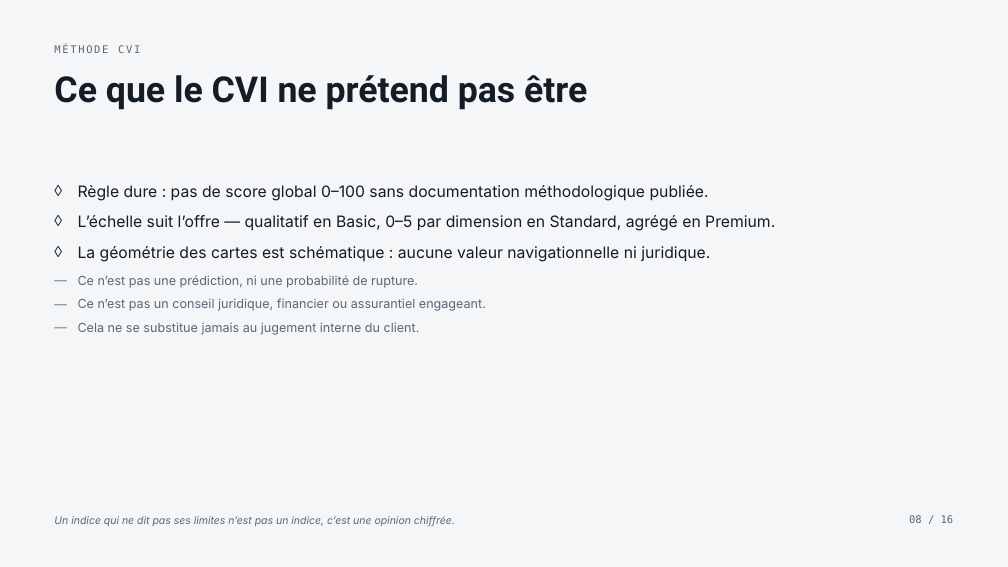
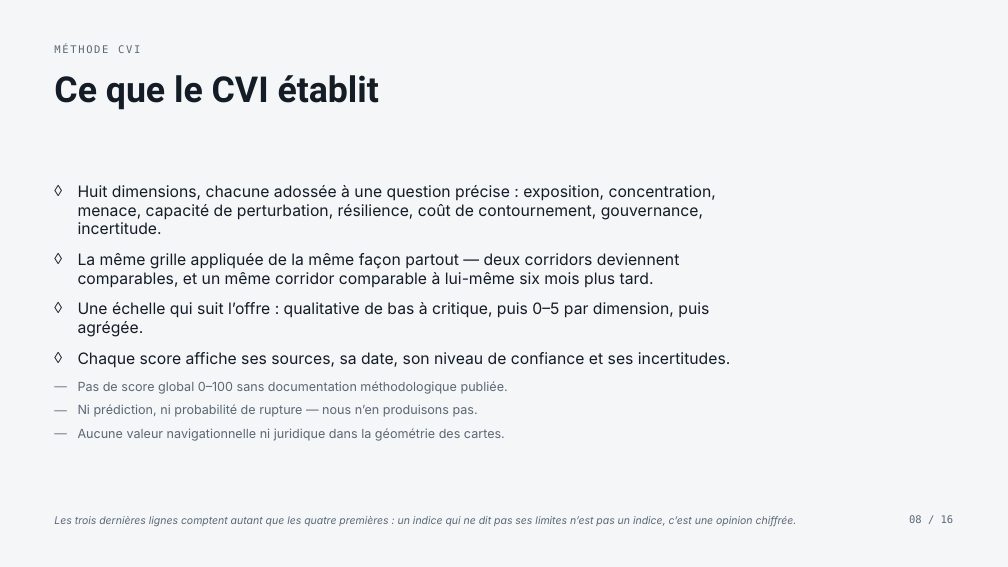
Before and after one commit to s-geffroy/ag-front, a slide deck: slide 8 of presentations/commercial/fr/commercial.fr.pptx. Drawn at 1008x567 pixels with LibreOffice and Linux fonts; fonts in the diff are those of the drawing. Boxes give left, top, right and bottom in pixels: in the first picture for what was removed or moved away, otherwise in the second. Text is boxed around its words. In the diff, an @@ line names an element or a change of style, - is before the commit and + after.

```diff
--- a/presentations/commercial/fr/commercial.fr.pptx
+++ b/presentations/commercial/fr/commercial.fr.pptx
@@ text at (54, 75, 379, 110): text changed @@
-Ce que le CVI ne prétend pas être
+Ce que le CVI établit
@@ text at (78, 185, 730, 441): text changed @@
-◊ Règle dure : pas de score global 0–100 sans documentation méthodologique publiée.
-◊ L’échelle suit l’offre — qualitatif en Basic, 0–5 par dimension en Standard, agrégé en Premium.
-◊ La géométrie des cartes est schématique : aucune valeur navigationnelle ni juridique.
-— Ce n’est pas une prédiction, ni une probabilité de rupture.
-— Ce n’est pas un conseil juridique, financier ou assurantiel engageant.
-— Cela ne se substitue jamais au jugement interne du client.
+◊ Huit dimensions, chacune adossée à une question précise : exposition, concentration, menace, capacité de perturbation, résilience, coût de contournement, gouvernance, incertitude.
+◊ La même grille appliquée de la même façon partout — deux corridors deviennent comparables, et un même corridor comparable à lui-même six mois plus tard.
+◊ Une échelle qui suit l’offre : qualitative de bas à critique, puis 0–5 par dimension, puis agrégée.
+◊ Chaque score affiche ses sources, sa date, son niveau de confiance et ses incertitudes.
+— Pas de score global 0–100 sans documentation méthodologique publiée.
+— Ni prédiction, ni probabilité de rupture — nous n’en produisons pas.
+— Aucune valeur navigationnelle ni juridique dans la géométrie des cartes.
@@ text at (54, 516, 797, 526): text changed @@
-Un indice qui ne dit pas ses limites n’est pas un indice, c’est une opinion chiffrée.
+Les trois dernières lignes comptent autant que les quatre premières : un indice qui ne dit pas ses limites n’est pas un indice, c’est une opinion chiffrée.
```
Also in this commit, not shown: 13 other files.
